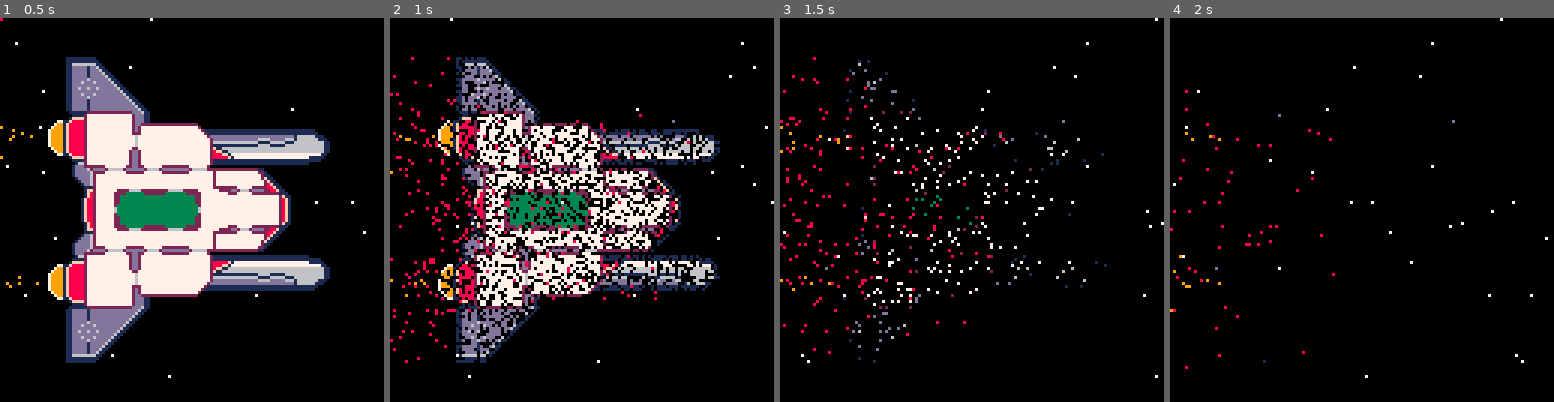
Above: before the commit, frames 1-4 (left to right).
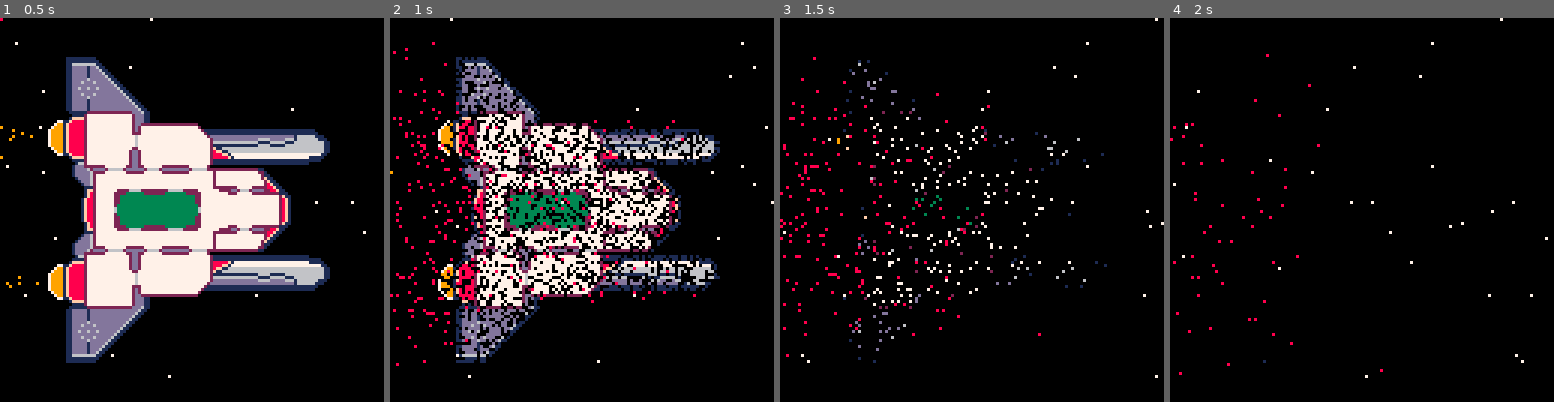
Above: after the commit, the same moments.

Repository: kiiro94/GGJ2020
Game: PICO-8 cartridge ggj2020.p8
Two runs of this game, one before a commit and one after it. Both use one fixed random seed, a clock stepped at 60 frames per second and the inputs below.
Inputs (mouse positions are in pixels of both pictures, inside the frame that each line leads up to):
- Up to frame 1 (0.5 s): tap X (X key) at 0.33 s
- Up to frame 2 (1 s): click (670, 121) at 0.67 s; tap O (Z key) at 0.7 s
- Up to frame 3 (1.5 s): tap X (X key) at 1.07 s; click (826, 267) at 1.22 s
- Up to frame 4 (2 s): tap O (Z key) at 1.7 s; click (1277, 114) at 1.77 s; tap X (X key) at 1.85 s

Frame 1 is identical in both runs. In frame 2, 2.8% of the frame differs, in the area x 0-80%, y 6-91%; in frame 3, 1.7%; in frame 4, 0.7%.

Commit message:
destroy booster particles on selfdestruct

Diff:
--- a/ggj2020.p8
+++ b/ggj2020.p8
@@ -216,14 +216,19 @@
 function createFire()
    source = {x = mx, y = my, growth = 0}
    add(fires, source)
+   for p in all(data) do
+      if p.x == source.x and p.y == source.y then
+         p.s = 0
+      end
+   end
 end
 
 function updateFires()
    if #fires > 0 then
       for k=1,#fires do
          fire = flr(rnd(#fires)) + 1
-         fires[k].growth += 0.01
-         for i=0,20 do
+         fires[k].growth += 0.02
+         for i=0,30 do
             point = flr(rnd(5207)) + 1
             dist = sqrt((data[point].x - fires[k].x)^2 + (data[point].y - fires[k].y)^2)
             if dist < rnd(1)+fires[k].growth and data[point].s == 1 then
@@ -286,8 +291,6 @@
 function mouseLeft()
    if pget(mx-1, my) == 3 then
       createBots()
-   else
-      createFire()
    end
 end
 
@@ -296,7 +299,8 @@
 end
 
 function mouseMiddle()
-   recreateEveryPoint()
+   createFire()
+   --recreateEveryPoint()
 end
 
 
@@ -325,7 +329,10 @@
 
    animateParticles()
    animateStars()
-   createBoosterParticles()
+
+   if not selfdestruct then
+      createBoosterParticles()
+   end
 
    moveBots()
 
@@ -366,9 +373,9 @@
       pset(b.x, b.y, 11)
    end
 
-   for f in all(fires) do
-      pset(f.x, f.y, 13)
-   end
+   --for f in all(fires) do
+      --pset(f.x, f.y, 13)
+   --end
 end
 
 
